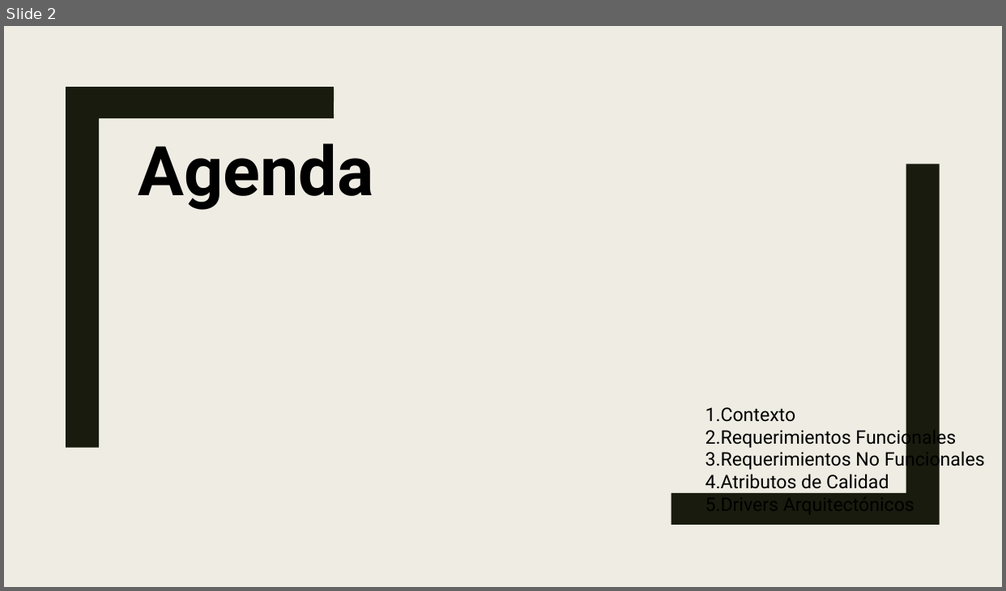
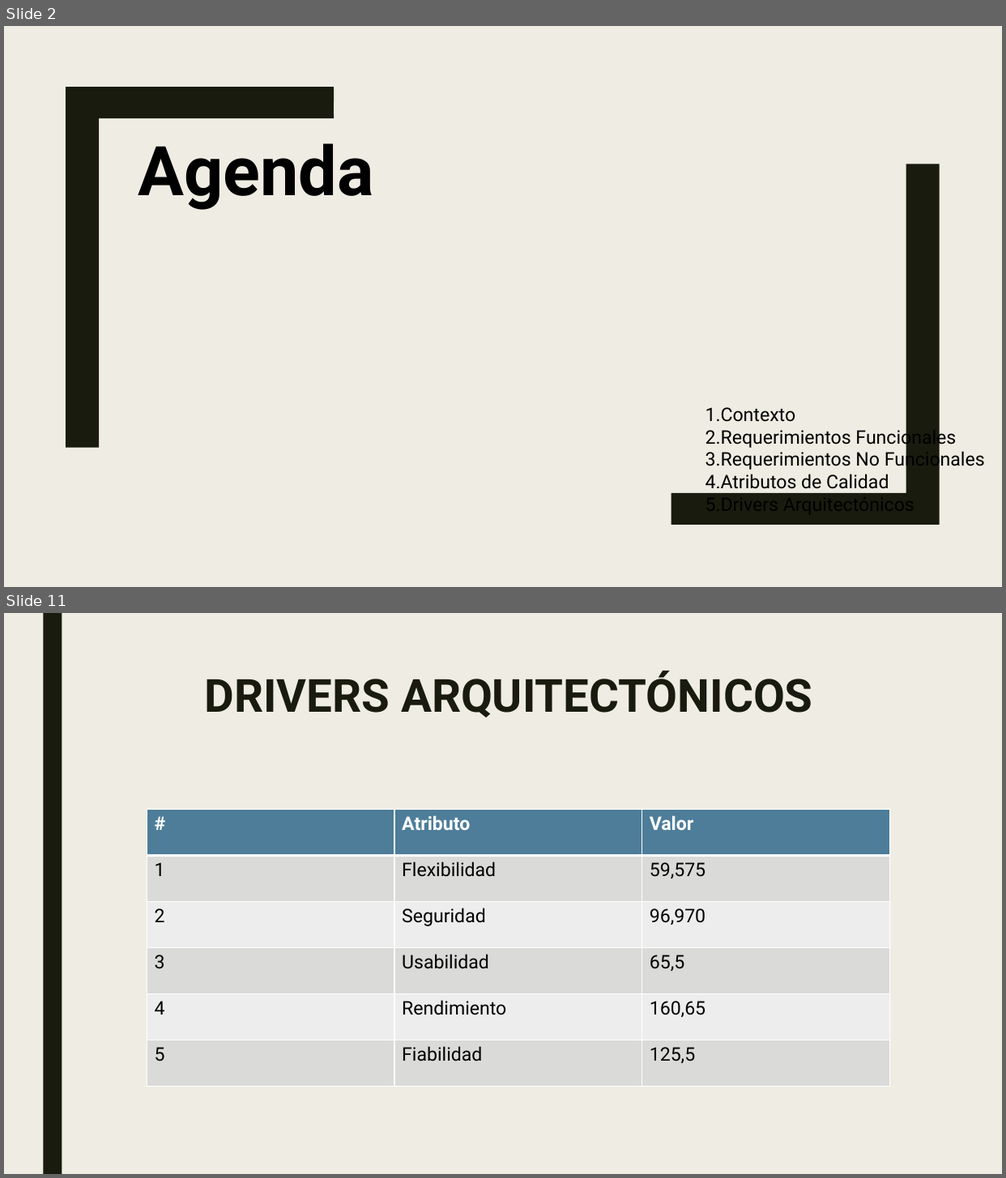
Before and after one commit to Jucer74/SoftwareArchitecture, a slide deck: Project/Context/taskflow.contex.pptx. Shown one above the other, each under a label of ours: slide 2 before the commit, slides 2 and 11 after it; the slides between them are not shown. The pictures are 1006x591 and 1006x1178 pixels, drawn with LibreOffice and Linux fonts; fonts in the diff are those of the drawing. Boxes give left, top, right and bottom in pixels: in the first picture for what was removed or moved away, otherwise in the second. Text is boxed around its words. In the diff, an @@ line names an element or a change of style, - is before the commit and + after.

```diff
--- a/Project/Context/taskflow.contex.pptx
+++ b/Project/Context/taskflow.contex.pptx
@@ slide 11 added at (4,613,1002,1174), background #EFEDE3 @@
@@ rectangle added at (43,613,62,1174), fill #191B0E @@
@@ title added at (204,671,813,717), 44 pt, text #191B0E, bold @@
+DRIVERS ARQUITECTÓNICOS
@@ table added at (147,810,890,1087), 6 rows, 3 columns @@
+# | Atributo | Valor
+1 | Flexibilidad | 59,575
+2 | Seguridad | 96,970
+3 | Usabilidad | 65,5
+4 | Rendimiento | 160,65
+5 | Fiabilidad | 125,5
```
Also in this commit, not shown: 2 slides changed, 7 other slides added.
